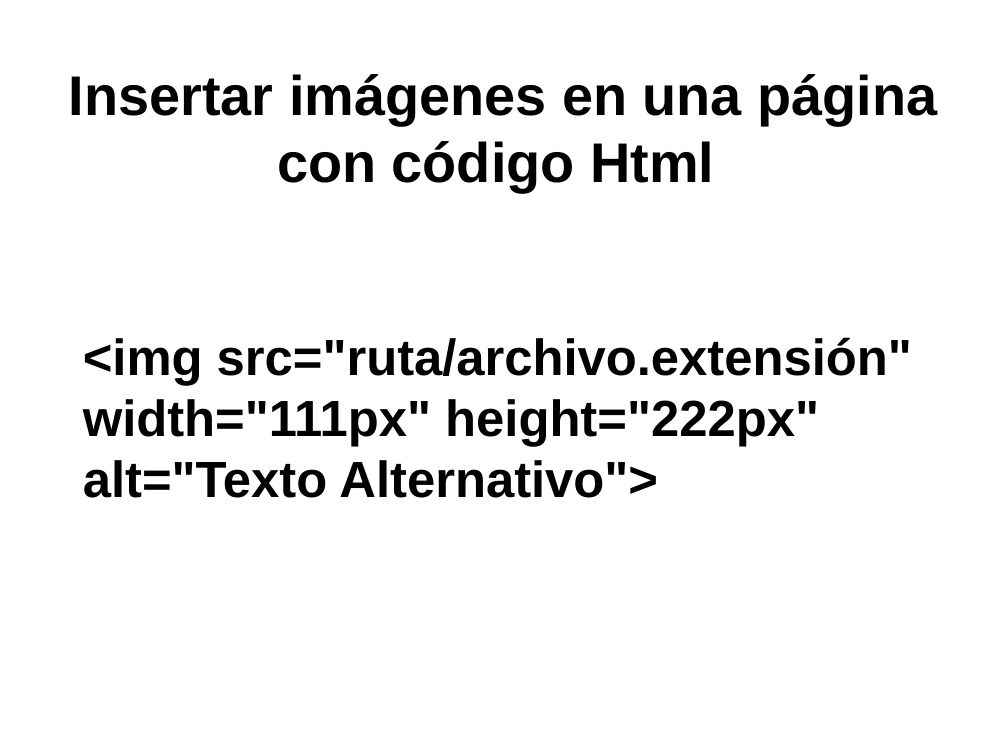
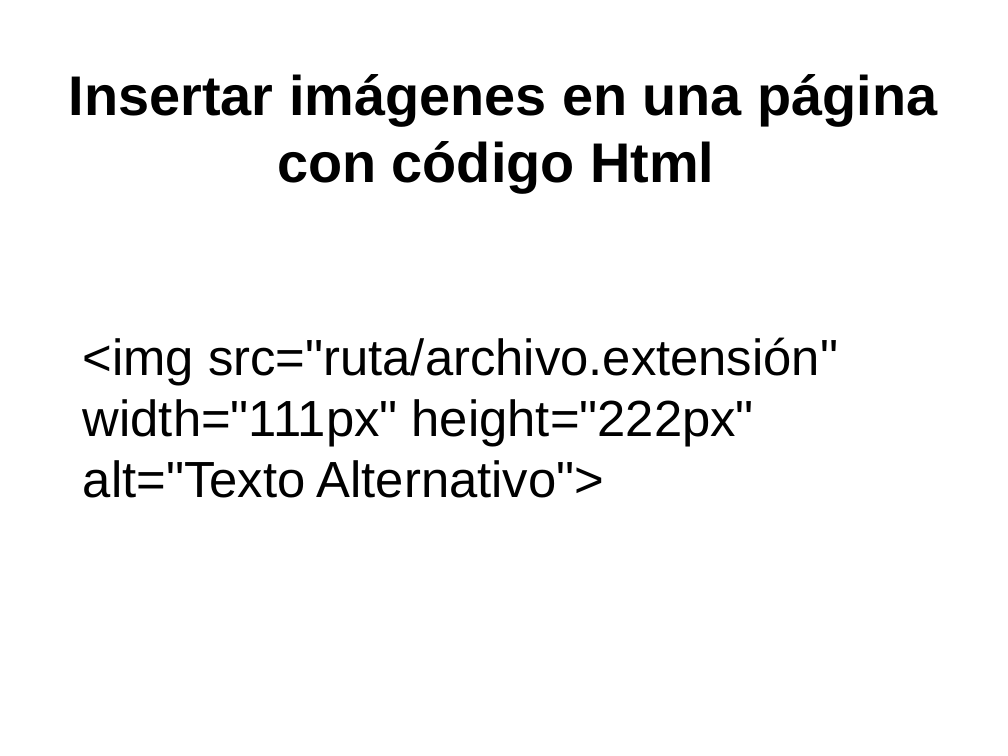
Before and after one commit to toblerone554/CampusInfantil2016, a slide deck: slide 28 of Veteranos/html/PresentaciónHTML.odp. Drawn at 1008x756 pixels with LibreOffice and Linux fonts; fonts in the diff are those of the drawing. Boxes give left, top, right and bottom in pixels: in the first picture for what was removed or moved away, otherwise in the second. Text is boxed around its words. In the diff, an @@ line names an element or a change of style, - is before the commit and + after.

```diff
--- a/Veteranos/html/PresentaciónHTML.odp
+++ b/Veteranos/html/PresentaciónHTML.odp
@@ text "<img src="ruta/archivo.extensión" width="111px" height="222p ..." at box(83, 337, 838, 498): bold off @@
```
Also in this commit, not shown: 6 other slides changed, 4 slides added, 1 slide removed, 8 other files.
